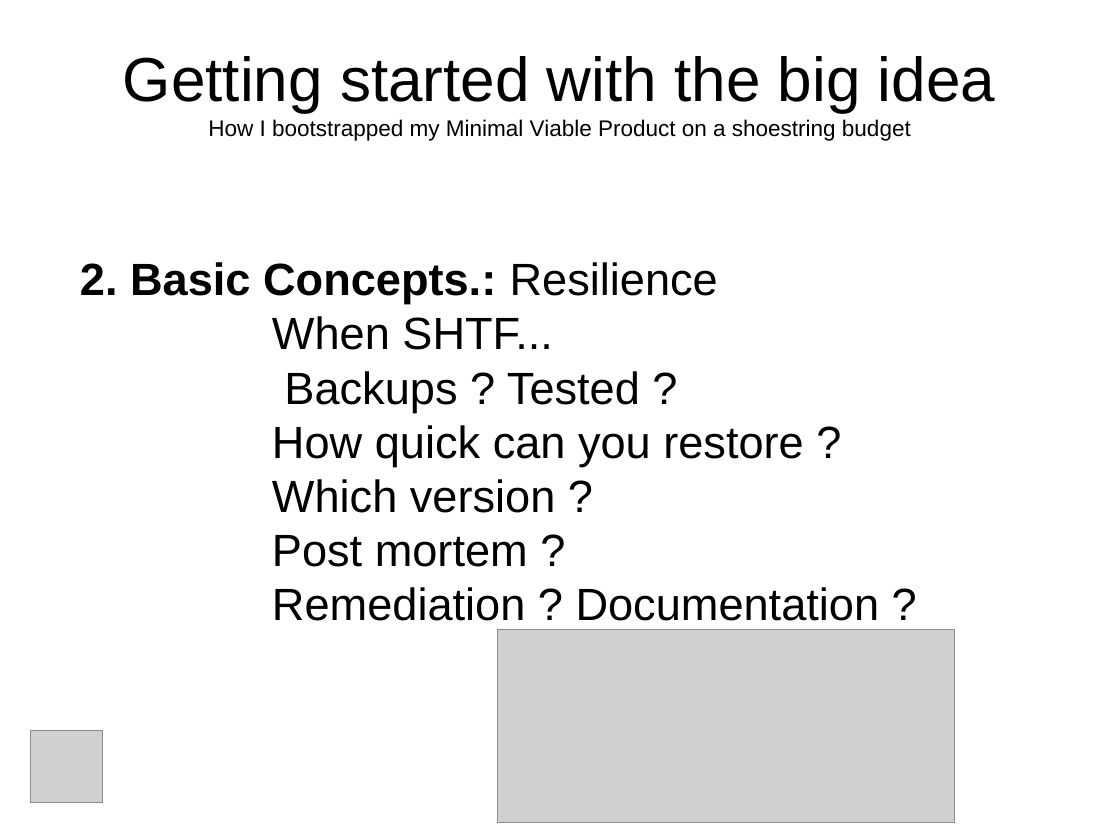
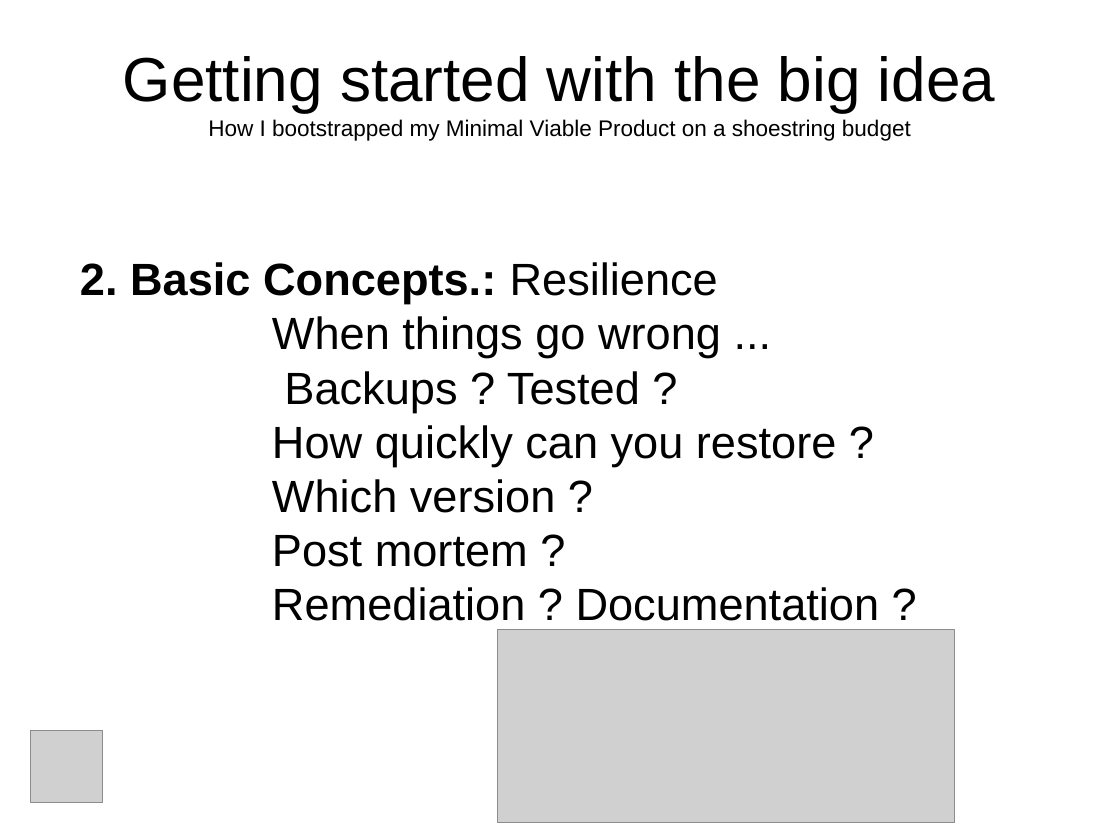
Before and after one commit to jcda/django-mvp-install-script, a slide deck: slide 9 of MVP-presentation-BD-Meetup.odp. Drawn at 1120x840 pixels with LibreOffice and Linux fonts; fonts in the diff are those of the drawing; grey boxes stand for pictures. Boxes give left, top, right and bottom in pixels: in the first picture for what was removed or moved away, otherwise in the second. Text is boxed around its words. In the diff, an @@ line names an element or a change of style, - is before the commit and + after.

```diff
--- a/MVP-presentation-BD-Meetup.odp
+++ b/MVP-presentation-BD-Meetup.odp
@@ subtitle at [272,316,721,358]: text changed @@
-                When SHTF...
+                When things go wrong ...
@@ subtitle at [272,425,836,466]: text changed @@
-                How quick can you restore ?
+                How quickly can you restore ?
```
Also in this commit, not shown: 1 other slide changed, 2 other files.
